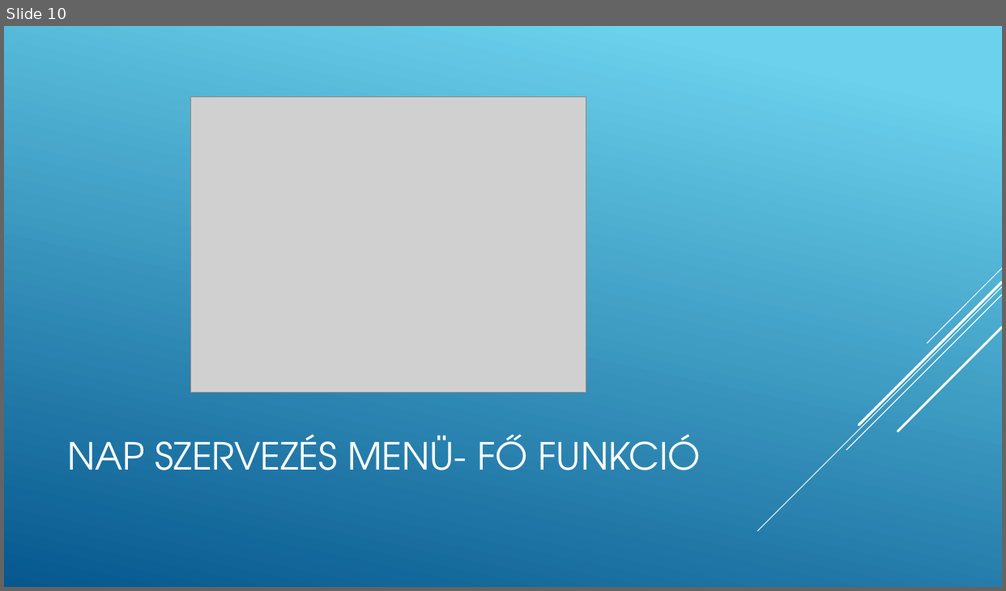
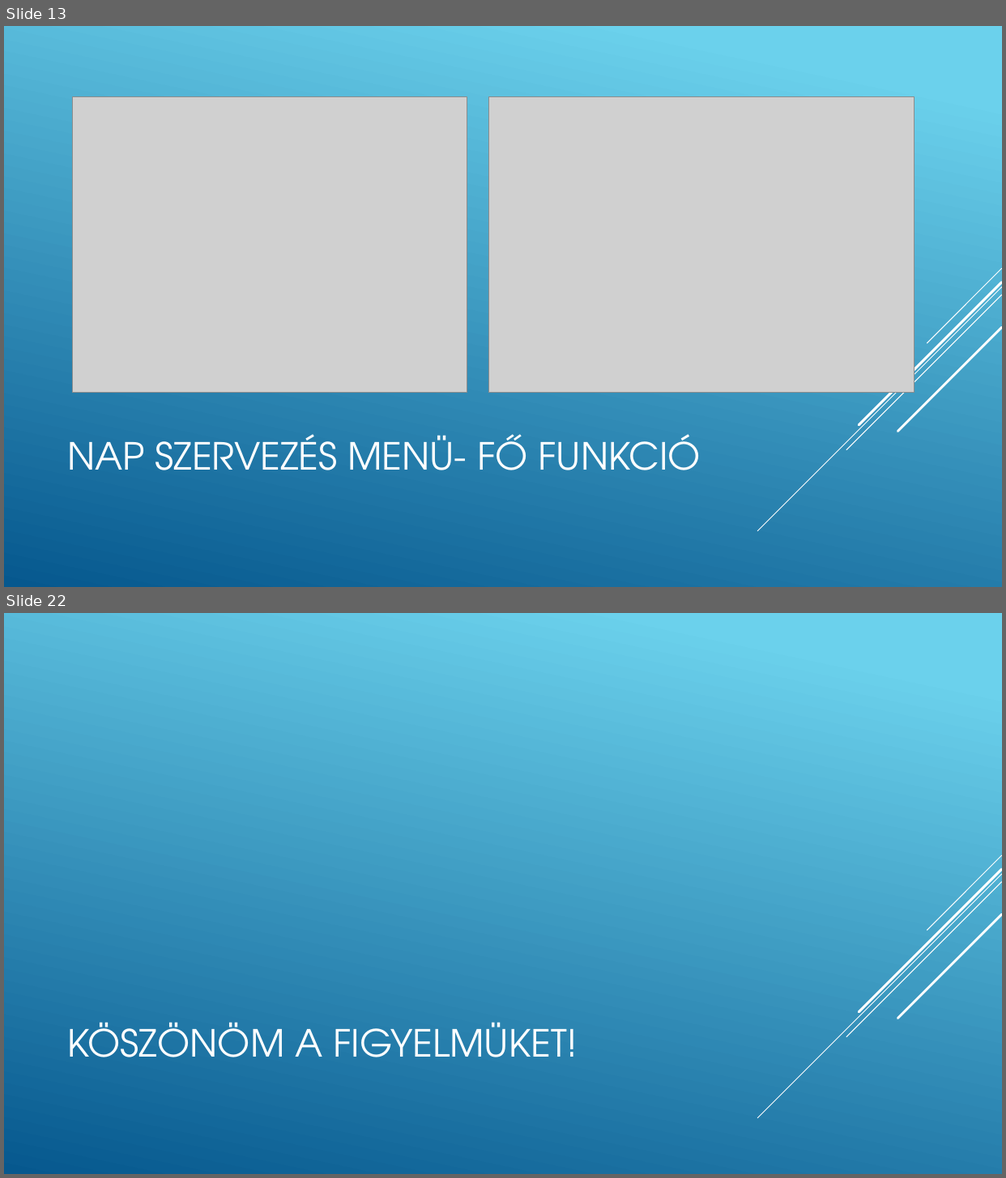
Before and after one commit to GroszFerenc/projektfeladat, a slide deck: grosz_ferenc_prezentacio.pptx. Shown one above the other, each under a label of ours: slide 10 before the commit, slides 13 and 22 after it; the slides between them are not shown. The pictures are 1006x591 and 1006x1178 pixels, drawn with LibreOffice and Linux fonts; fonts in the diff are those of the drawing; grey boxes stand for pictures. Boxes give left, top, right and bottom in pixels: in the first picture for what was removed or moved away, otherwise in the second. Text is boxed around its words. In the diff, an @@ line names an element or a change of style, - is before the commit and + after.

```diff
--- a/grosz_ferenc_prezentacio.pptx
+++ b/grosz_ferenc_prezentacio.pptx
@@ slide 22 added at (4, 613, 1002, 1174), background gradient #6ED2EB to #06588E; not listed: 5 template elements that a slide beside it also shows @@
@@ title added at (67, 1022, 577, 1058), 36 pt, text #FFFFFF @@
+KÖSZÖNÖM A FIGYELMÜKET!
@@ what was slide 10 is now slide 13 @@
@@ slide 13 changed as well @@
@@ picture: place and size @@
-picture at (191, 96, 586, 392)
+picture at (72, 96, 467, 392)
@@ picture added at (488, 96, 914, 392) @@
```
Also in this commit, not shown: 7 other slides changed, 11 other slides added, 1 other file.
